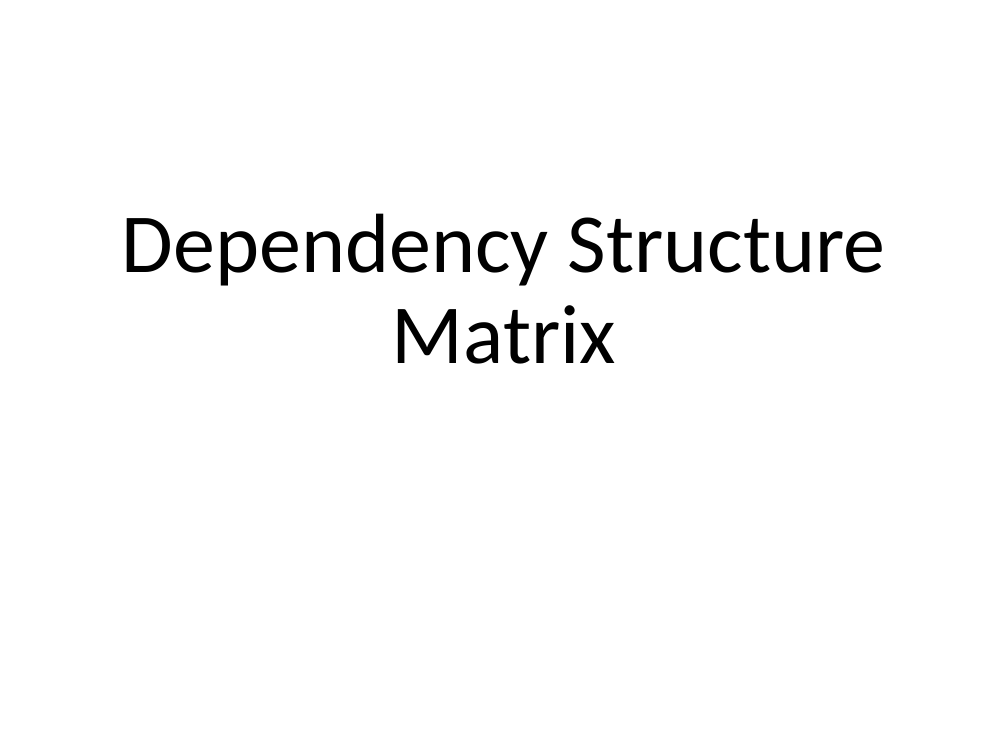
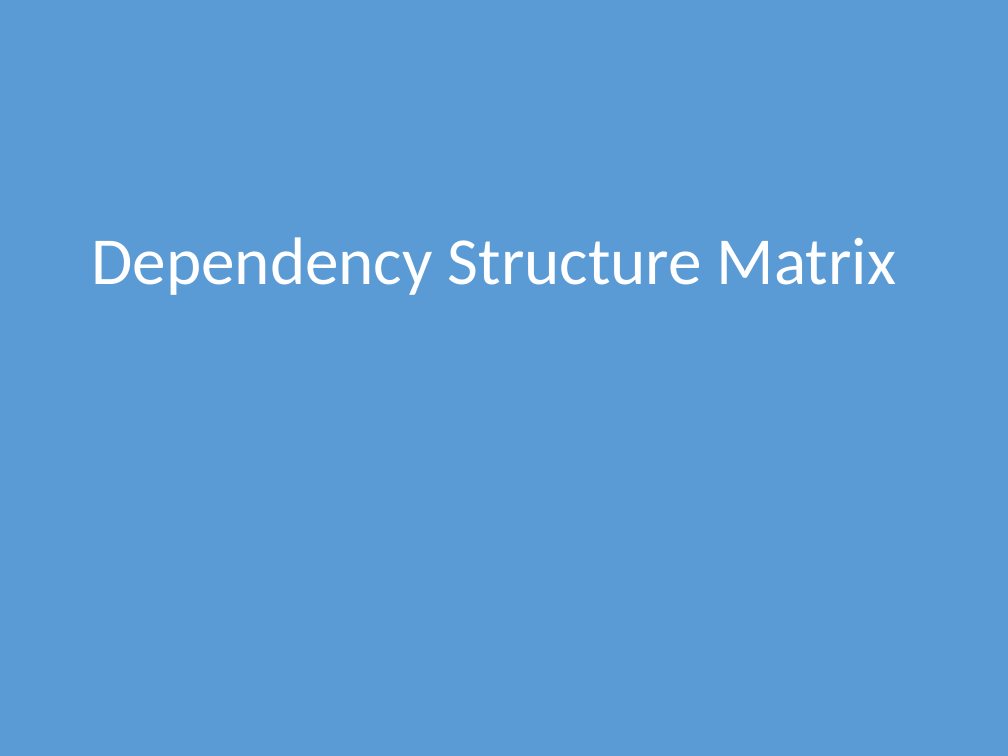
Before and after one commit to dsmsuite/dsmsuite.github.io, a slide deck: slide 10 of documents/DsmPresentation.pptx. Drawn at 1008x756 pixels with LibreOffice and Linux fonts; fonts in the diff are those of the drawing. Boxes give left, top, right and bottom in pixels: in the first picture for what was removed or moved away, otherwise in the second. Text is boxed around its words. In the diff, an @@ line names an element or a change of style, - is before the commit and + after.

```diff
--- a/documents/DsmPresentation.pptx
+++ b/documents/DsmPresentation.pptx
@@ background #FFFFFF to #5B9BD5 @@
@@ text "Dependency Structure Matrix": place and size @@
-text "Dependency Structure Matrix" at bbox=[122, 213, 885, 364]
+text "Dependency Structure Matrix" at bbox=[91, 237, 896, 295]
@@ text "Dependency Structure Matrix" at bbox=[91, 237, 896, 295]: size 60 to 48 pt, text colour #000000 to #FFFFFF; alignment centre to left; vertical alignment bottom to top @@
```
Also in this commit, not shown: 24 other slides changed, 20 slides added, 4 slides removed.
